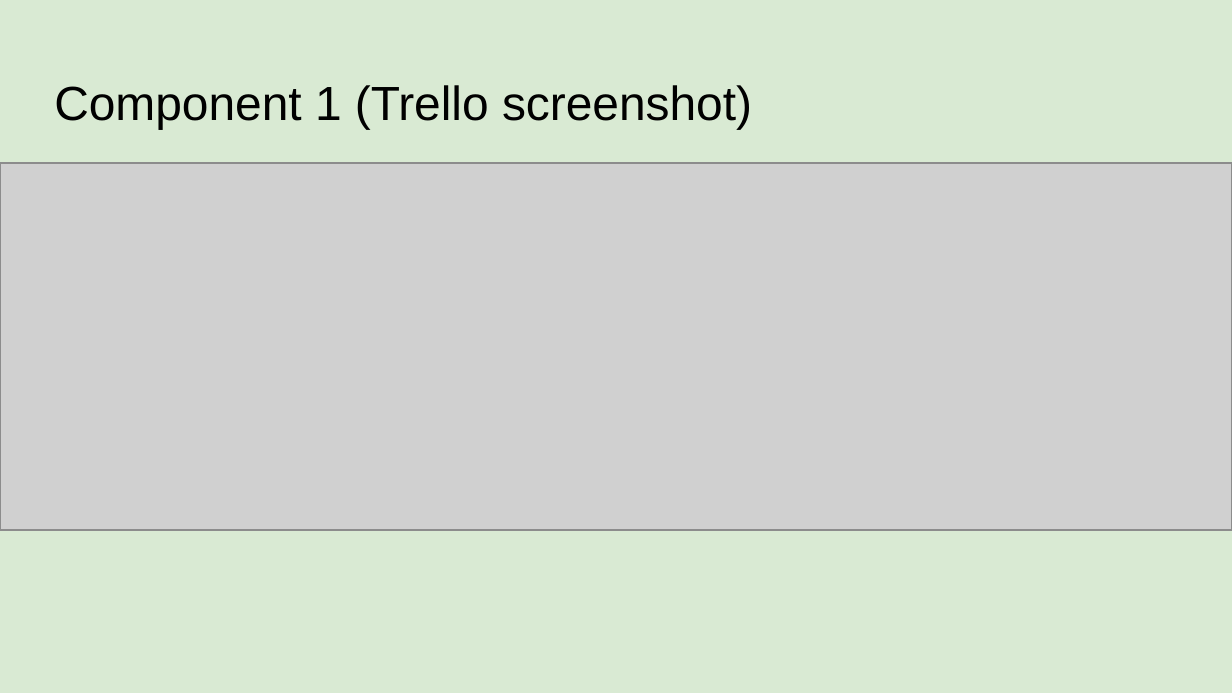
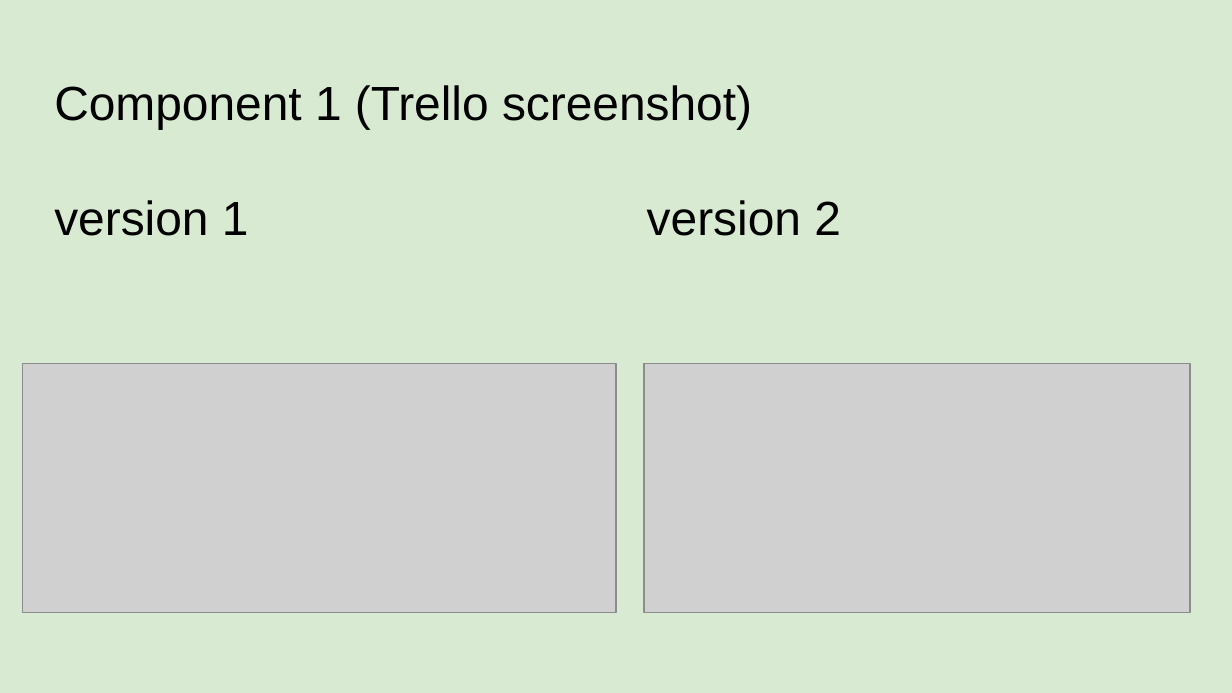
Before and after one commit to danettp/pizza_bot, a slide deck: slide 4 of 022_91893+_+91897+Documentation.pptx. Drawn at 1232x693 pixels with LibreOffice and Linux fonts; fonts in the diff are those of the drawing; grey boxes stand for pictures. Boxes give left, top, right and bottom in pixels: in the first picture for what was removed or moved away, otherwise in the second. Text is boxed around its words. In the diff, an @@ line names an element or a change of style, - is before the commit and + after.

```diff
--- a/022_91893+_+91897+Documentation.pptx
+++ b/022_91893+_+91897+Documentation.pptx
@@ title at (54, 85, 841, 236): text changed @@
-Component 1 (Trello screenshot)
+Component 1 (Trello screenshot)
+version 1 version 2
@@ picture: place and size @@
-picture at (0, 163, 1232, 530)
+picture at (22, 363, 616, 614)
@@ picture added at (644, 363, 1190, 614) @@
```
Also in this commit, not shown: 1 other slide changed, 1 slide added, 2 other files.
